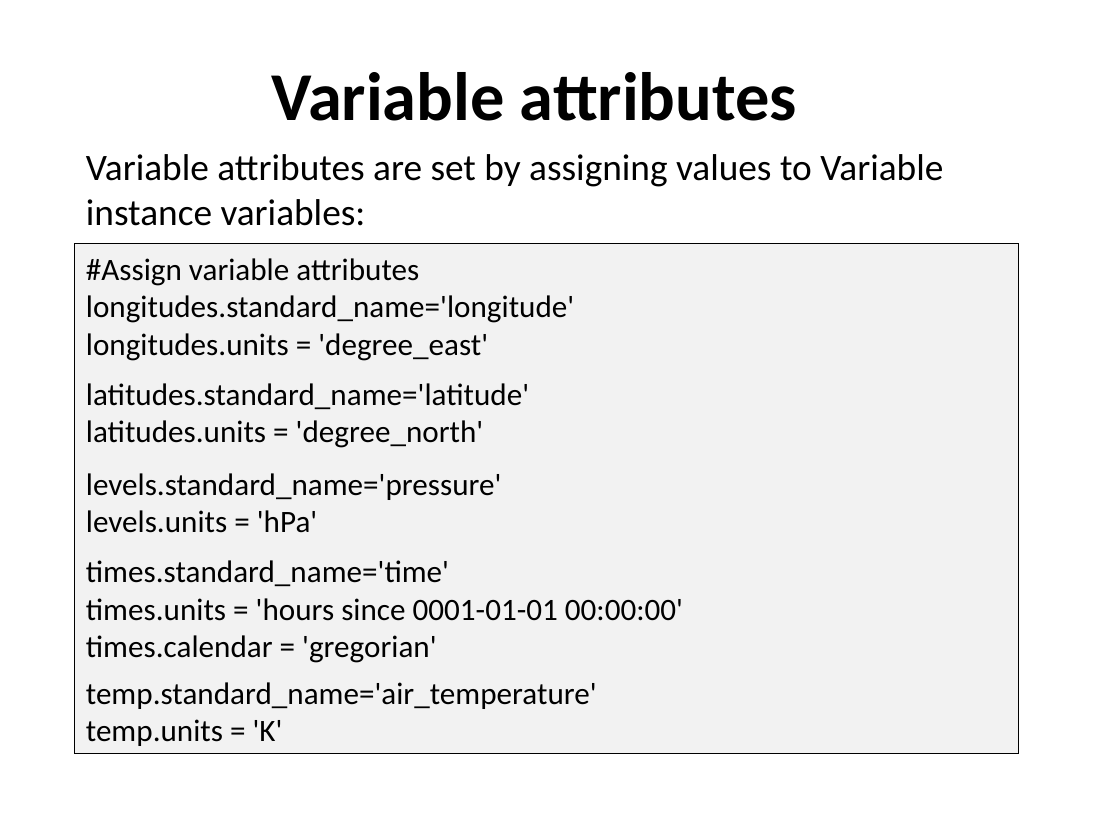
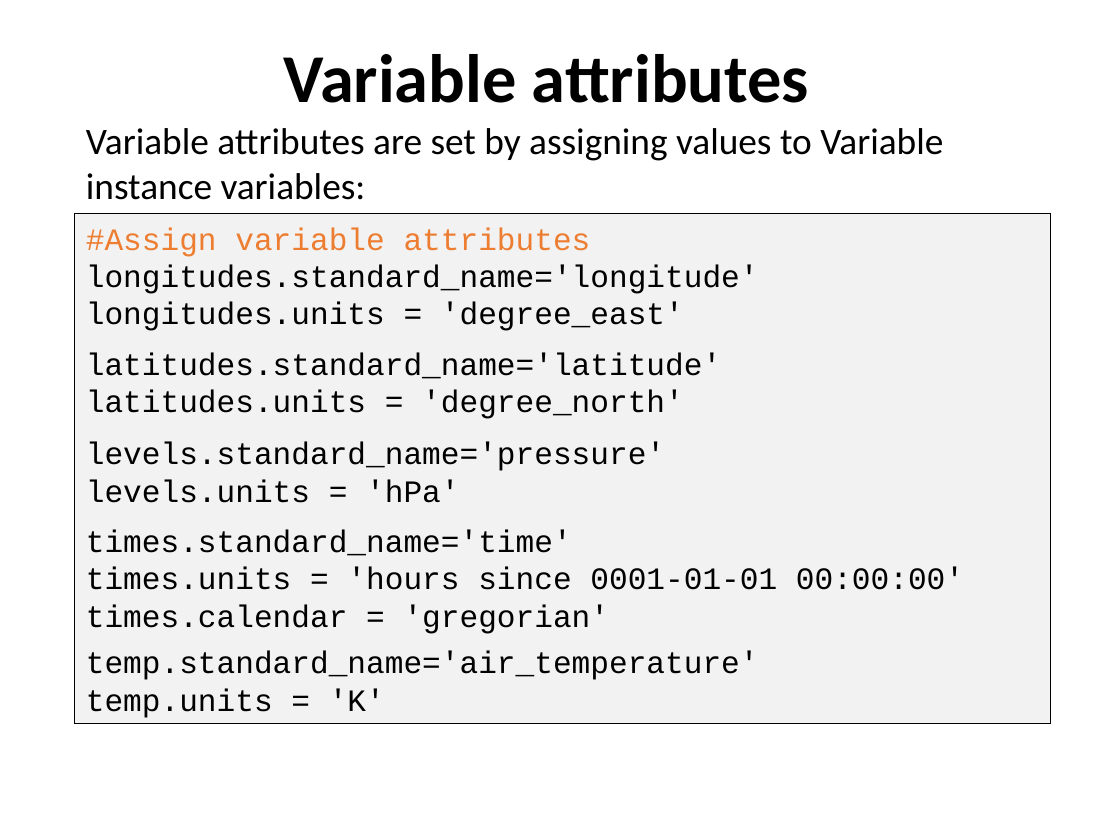
Before and after one commit to ncasuk/ncas-isc, a slide deck: slide 11 of python/presentations/read_write_data/11_create_netcdf_python.ppt. Drawn at 1120x840 pixels with LibreOffice and Linux fonts; fonts in the diff are those of the drawing; background and template pictures are left out. Boxes give left, top, right and bottom in pixels: in the first picture for what was removed or moved away, otherwise in the second. Text is boxed around its words. In the diff, an @@ line names an element or a change of style, - is before the commit and + after.

```diff
--- a/python/presentations/read_write_data/11_create_netcdf_python.ppt
+++ b/python/presentations/read_write_data/11_create_netcdf_python.ppt
@@ text "Variable attributes": place and size @@
-text "Variable attributes" at <box>271,72,797,121</box>
+text "Variable attributes" at <box>283,54,809,103</box>
@@ text "Variable attributes are set by ...": place and size @@
-text "Variable attributes are set by ..." at <box>86,154,943,226</box>
+text "Variable attributes are set by ..." at <box>86,128,943,200</box>
@@ rectangle "#Assign variable attributes": place and size @@
-rectangle "#Assign variable attributes" at <box>75,243,1019,753</box>
+rectangle "#Assign variable attributes" at <box>75,213,1051,722</box>
@@ rectangle "#Assign variable attributes" at <box>75,213,1051,722</box>: font Calibri to Courier New; text colour #000000 to #ED7D31 in "#Assign variable attributes" @@
```
Also in this commit, not shown: 16 other slides changed.
